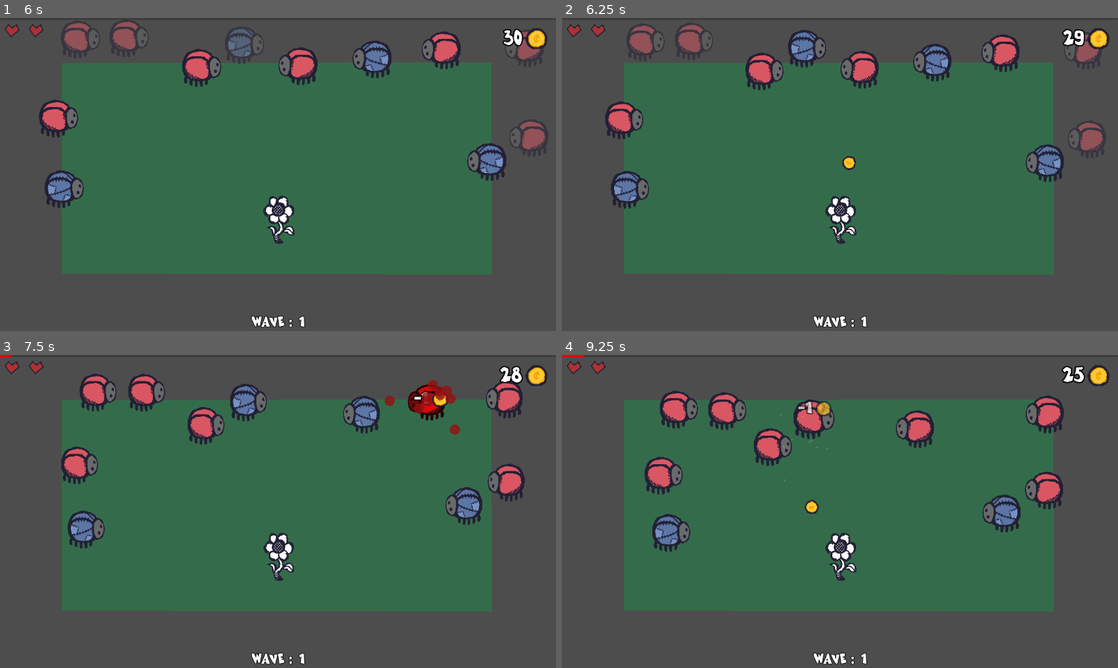
Above: before the commit, frames 1-4 (two rows, left to right).
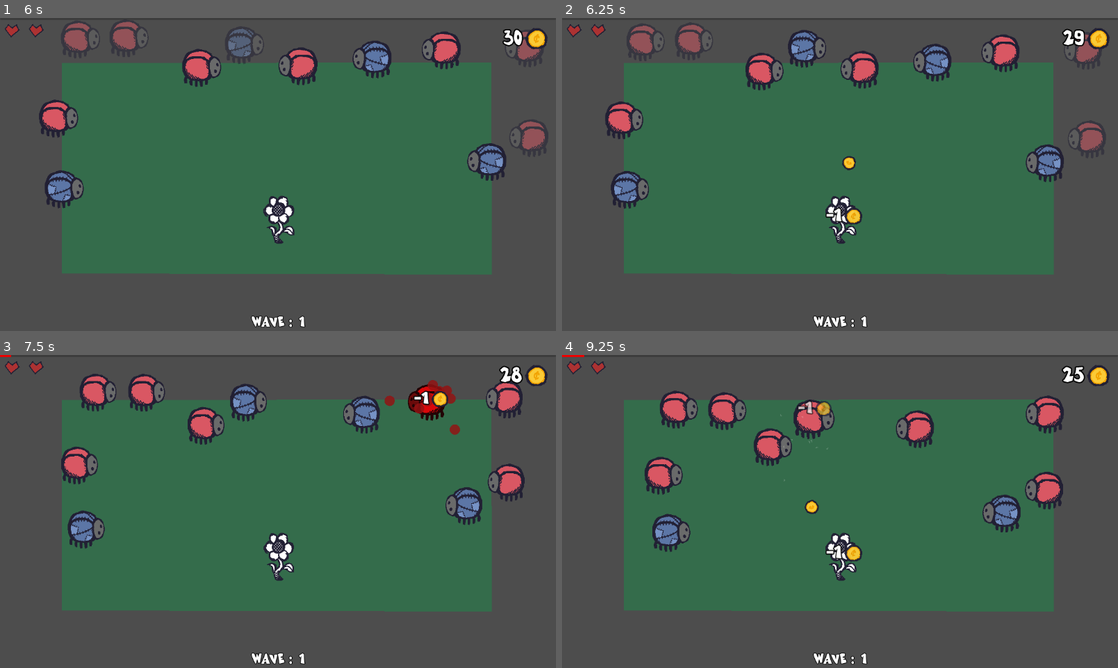
Above: after the commit, the same moments.

Repository: sh1ft15/secret
Game: Godot game, scene res://scenes/main.tscn
Two runs of this game, one before a commit and one after it. Both use one fixed random seed, a clock stepped at 60 frames per second and the inputs below.
Inputs (mouse positions are in pixels of both pictures, inside the frame that each line leads up to):
- Up to frame 1 (6 s): move the mouse to (400, 158) at 0.52 s; press the mouse at (400, 158) at 0.53 s; move the mouse to (166, 190) at 1.27 s; release the mouse at (166, 190) at 1.28 s; click (166, 190) at 1.35 s; move the mouse to (333, 105) at 2.02 s; press the mouse at (333, 105) at 2.03 s; move the mouse to (5, 89) at 2.77 s; release the mouse at (5, 89) at 2.78 s; click (5, 89) at 2.85 s; move the mouse to (22, 180) at 3.52 s; press the mouse at (22, 180) at 3.53 s; move the mouse to (517, 149) at 4.27 s; release the mouse at (517, 149) at 4.28 s; click (517, 149) at 4.35 s; move the mouse to (66, 24) at 5.02 s; press the mouse at (66, 24) at 5.03 s; move the mouse to (533, 133) at 5.77 s; release the mouse at (533, 133) at 5.78 s; click (533, 133) at 5.85 s
- Up to frame 2 (6.25 s): no input
- Up to frame 3 (7.5 s): move the mouse to (517, 386) at 6.52 s; press the mouse at (517, 386) at 6.53 s; move the mouse to (428, 398) at 7.27 s; release the mouse at (428, 398) at 7.28 s; click (428, 398) at 7.35 s
- Up to frame 4 (9.25 s): move the mouse to (923, 417) at 8.02 s; press the mouse at (923, 417) at 8.03 s; move the mouse to (812, 414) at 8.77 s; release the mouse at (812, 414) at 8.78 s; click (812, 414) at 8.85 s

Frame 1 is identical in both runs. In frame 2, 0.2% of the frame differs, in the area x 47-54%, y 60-66%; in frame 3, 0.1%; in frame 4, 0.2%.

Commit message:
Update hit rate / visibility order

Diff:
--- a/scenes/combo_counter.tscn
+++ b/scenes/combo_counter.tscn
@@ -76,6 +76,7 @@
 outline_color = Color(0, 0, 0, 1)
 
 [node name="ComboCounter" type="HBoxContainer"]
+z_index = 3
 anchors_preset = 1
 anchor_left = 1.0
 anchor_right = 1.0
--- a/scenes/hit_rate.tscn
+++ b/scenes/hit_rate.tscn
@@ -96,6 +96,7 @@
 outline_color = Color(0, 0, 0, 1)
 
 [node name="HitRate" type="Node2D"]
+z_index = 2
 scale = Vector2(0.7, 0.7)
 script = ExtResource("1_3oin7")
 
@@ -113,9 +114,8 @@
 anchor_right = 1.0
 anchor_bottom = 1.0
 offset_left = -42.0
-offset_top = -40.0
+offset_top = -80.0
 offset_right = 42.0
-offset_bottom = 40.0
 grow_horizontal = 2
 grow_vertical = 2
 
--- a/scripts/main.gd
+++ b/scripts/main.gd
@@ -43,7 +43,7 @@
 
 	if player.isDeath(): showGameOverScreen()
 
-	if kills >= required_kills:showUpgradesScreen()
+	if kills >= required_kills: showUpgradesScreen()
 
 	var active_enemies = get_tree().get_node_count_in_group('enemy')
 
--- a/scripts/player.gd
+++ b/scripts/player.gd
@@ -99,4 +99,6 @@
 		if target_enemy != null and cur_num > 0:
 			target_enemies.append(target_enemy)
 			shootBullet(target_enemy.position)
+
 			setNum(-1)
+			get_tree().current_scene.spawnHitRate(position, -1)
